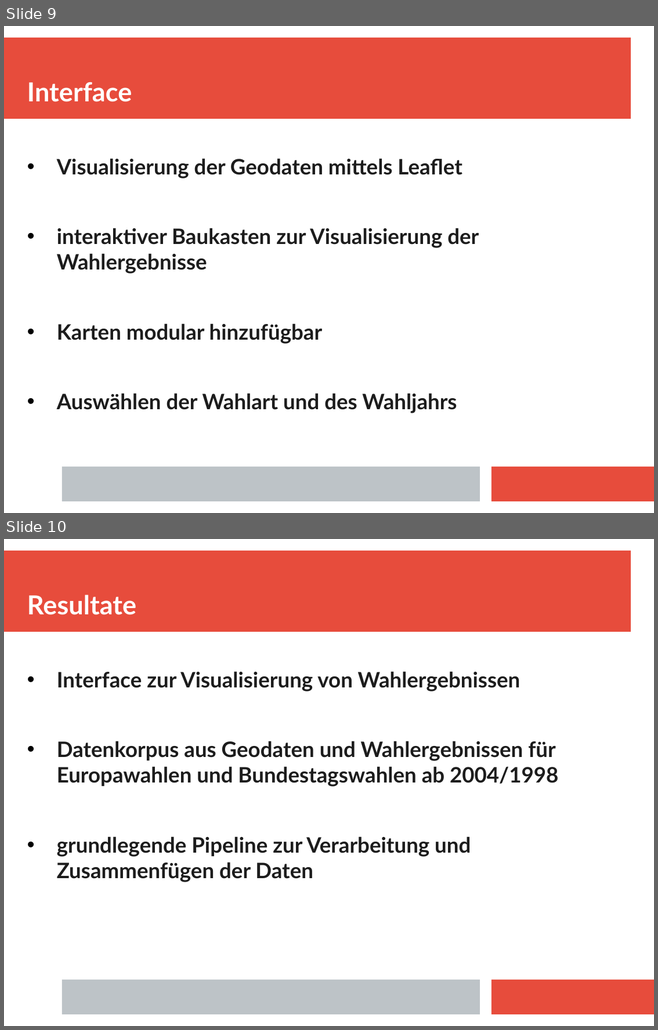
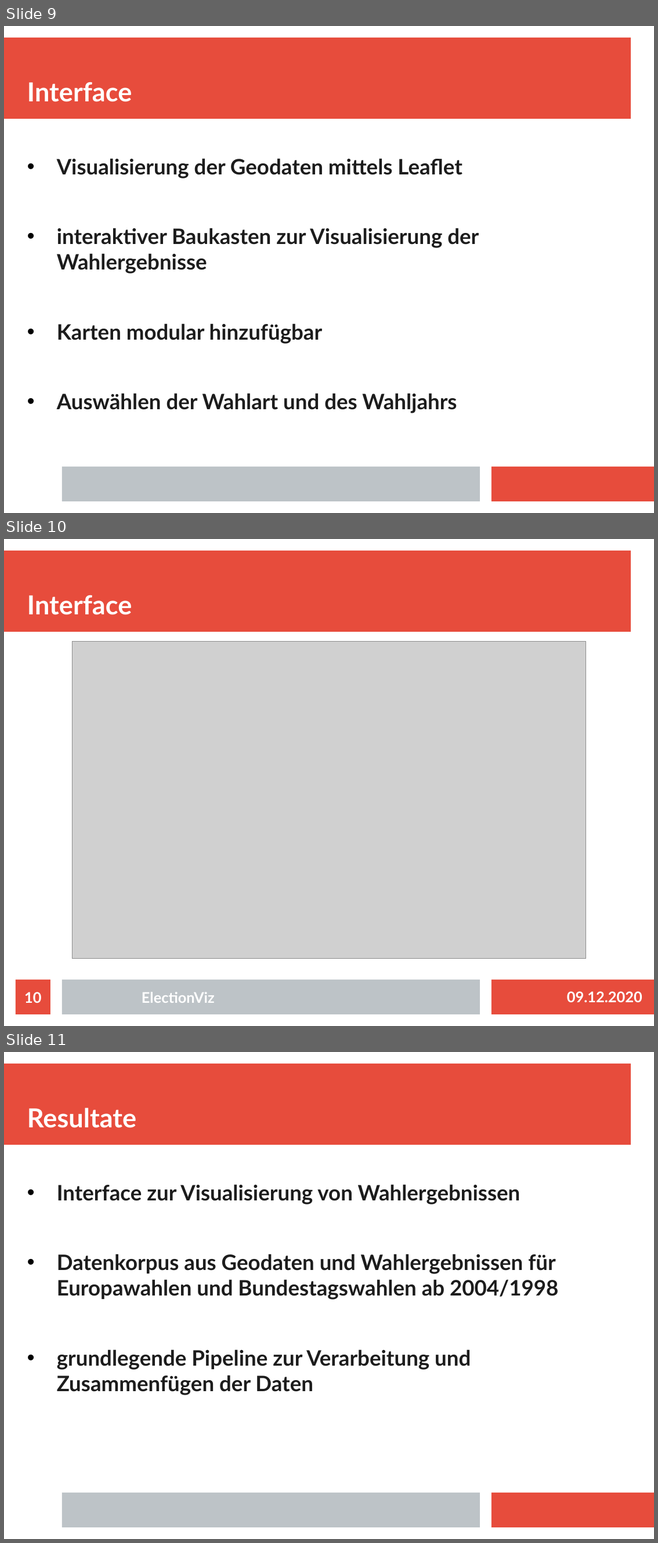
Before and after one commit to fziegner/election-visualization, a slide deck: slides_wcm_abschlusspraesentation.odp. Shown one above the other, each under a label of ours: slides 9 and 10 before the commit, slides 9, 10 and 11 after it. The pictures are 658x1030 and 658x1543 pixels, drawn with LibreOffice and Linux fonts; fonts in the diff are those of the drawing; grey boxes stand for pictures. Boxes give left, top, right and bottom in pixels: in the first picture for what was removed or moved away, otherwise in the second. Text is boxed around its words. In the diff, an @@ line names an element or a change of style, - is before the commit and + after.

```diff
--- a/slides_wcm_abschlusspraesentation.odp
+++ b/slides_wcm_abschlusspraesentation.odp
@@ slide 10 added at box(4, 539, 654, 1026), background #FFFFFF; not listed: 3 template elements that a slide beside it also shows @@
@@ title added at box(27, 595, 132, 615), 32 pt, text #FFFFFF, bold @@
+Interface
@@ picture added at box(72, 642, 586, 959) @@
@@ page number added at box(16, 980, 50, 1015), fill #E74C3C, 18 pt, text #FFFFFF, bold @@
+10
@@ text added at box(141, 992, 215, 1003), 18 pt, text #FFFFFF, bold @@
+ElectionViz
@@ text added at box(567, 991, 642, 1002), 18 pt, text #FFFFFF, bold @@
+09.12.2020
@@ what was slide 10 is now slide 11 @@
```
Also in this commit, not shown: 1 slide changed, 2 other slides added, 2 slides removed.
